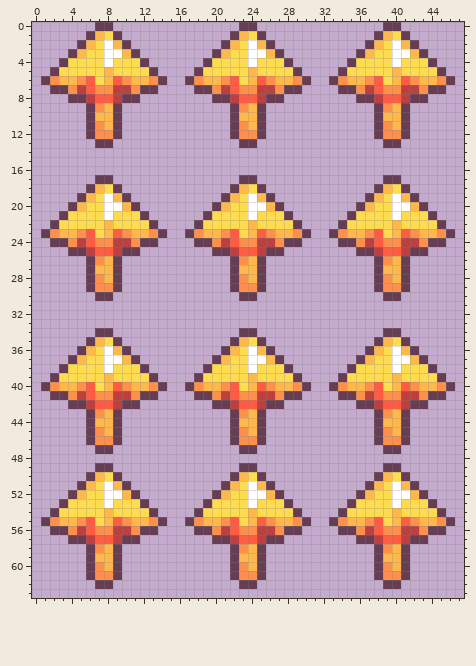
A pixel-art sprite gets an edit: LustrousLegacy/resources/textures/cursor.png. Above is the file before it was changed.
The file is 48x64 pixels.
After:
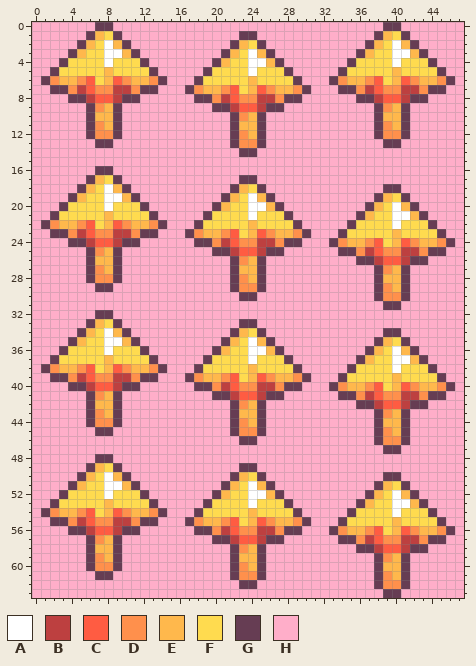
Palette (. is transparent): A #ffffff  B #bd4040  C #ff5c42  D #ff904c  E #ffb84c  F #ffdb4f  G #663d53  H #ffaec9
From old to new:
y 0: x 0..6 ....... -> HHHHHHH; x 9..38 ..............GG.............. -> HHHHHHHHHHHHHHHHHHHHHHHHHHHHHH; x 41..47 ....... -> HHHHHHH
y 1: x 0..5 ...... -> HHHHHH; x 10..37 ............GEFG............ -> HHHHHHHHHHHHHGGHHHHHHHHHHHHH; x 42..47 ...... -> HHHHHH
y 2: x 0..4 ..... -> HHHHH; x 11..36 ..........GEFAEG.......... -> HHHHHHHHHHHGEFGHHHHHHHHHHH; x 43..47 ..... -> HHHHH
y 3: x 0..3 .... -> HHHH; x 12..22 ........GEF -> HHHHHHHHHGE; x 25..35 AEG........ -> EGHHHHHHHHH; x 44..47 .... -> HHHH
y 4: x 0..2 ... -> HHH; x 13..21 ......GFF -> HHHHHHHGE; x 25..34 FFFG...... -> AEGHHHHHHH; x 45..47 ... -> HHH
y 5: x 0..1 .. -> HH; x 14..19 ....GF -> HHHHHG; x 24 E -> A; x 28..33 FG.... -> GHHHHH; x 46..47 .. -> HH
y 6: x 0 . -> H; x 15..22 ..GDEEDC -> HHHGFFFF; x 25..32 CDEEDG.. -> FFFFGHHH; x 47 . -> H
y 7: x 0..1 .. -> HH; x 14..21 ....GGDB -> HHHGDEED; x 23..33 DDBBDGG.... -> FECDEEDGHHH; x 46..47 .. -> HH
y 8: x 0..3 .... -> HHHH; x 12..24 ........GGBCC -> HHHHHHGGDBCDD; x 26..35 GG........ -> BDGGHHHHHH; x 44..47 .... -> HHHH
y 9: x 0..5 ...... -> HHHHHH; x 10..37 ............GDEG............ -> HHHHHHHHHHGGBCCBGGHHHHHHHHHH; x 42..47 ...... -> HHHHHH
y 10: x 0..5 ...... -> HHHHHH; x 10..21 ............ -> HHHHHHHHHHHH; x 23 E -> D; x 26..37 ............ -> HHHHHHHHHHHH; x 42..47 ...... -> HHHHHH
y 11: x 0..5 ...... -> HHHHHH; x 10..21 ............ -> HHHHHHHHHHHH; x 23 D -> E; x 26..37 ............ -> HHHHHHHHHHHH; x 42..47 ...... -> HHHHHH
y 12: x 0..5 ...... -> HHHHHH; x 10..21 ............ -> HHHHHHHHHHHH; x 24 D -> E; x 26..37 ............ -> HHHHHHHHHHHH; x 42..47 ...... -> HHHHHH
y 13: x 0..6 ....... -> HHHHHHH; x 9..38 ..............GG.............. -> HHHHHHHHHHHHHGDDGHHHHHHHHHHHHH; x 41..47 ....... -> HHHHHHH
y 14: x 0..47 ................................................ -> HHHHHHHHHHHHHHHHHHHHHHHGGHHHHHHHHHHHHHHHHHHHHHHH
y 15: x 0..47 ................................................ -> HHHHHHHHHHHHHHHHHHHHHHHHHHHHHHHHHHHHHHHHHHHHHHHH
y 16: x 0..47 ................................................ -> HHHHHHHGGHHHHHHHHHHHHHHHHHHHHHHHHHHHHHHHHHHHHHHH
y 17: x 0..22 .......GG.............. -> HHHHHHGEFGHHHHHHHHHHHHH; x 25..47 ..............GG....... -> HHHHHHHHHHHHHHHHHHHHHHH
y 18: x 0..21 ......GEFG............ -> HHHHHGEFAEGHHHHHHHHHHH; x 26..47 ............GEFG...... -> HHHHHHHHHHHHHGGHHHHHHH
y 19: x 0..6 .....GE -> HHHHGEF; x 9..20 EG.......... -> AEGHHHHHHHHH; x 27..47 ..........GEFAEG..... -> HHHHHHHHHHHGEFGHHHHHH
y 20: x 0..5 ....GE -> HHHGFF; x 9..19 AEG........ -> FFFGHHHHHHH; x 28..38 ........GEF -> HHHHHHHHHGE; x 41..47 AEG.... -> EGHHHHH
y 21: x 0..3 ...G -> HHGF; x 8 A -> E; x 12..18 G...... -> FGHHHHH; x 29..37 ......GFF -> HHHHHHHGE; x 41..47 FFFG... -> AEGHHHH
y 22: x 0..6 ..GFFFF -> HGDEEDC; x 9..17 FFFFG.... -> CDEEDGHHH; x 30..35 ....GF -> HHHHHG; x 40 E -> A; x 44..47 FG.. -> GHHH
y 23: x 0..5 .GDEED -> HHGGDB; x 7..16 FECDEEDG.. -> DDBBDGGHHH; x 31..38 ..GDEEDC -> HHHGFFFF; x 41..47 CDEEDG. -> FFFFGHH
y 24: x 0..8 ..GGDBCDD -> HHHHGGBCC; x 10..17 BDGG.... -> GGHHHHHH; x 30..37 ....GGDB -> HHHGDEED; x 39..47 DDBBDGG.. -> FECDEEDGH
y 25: x 0..19 ....GGBCCBGG........ -> HHHHHHGDEGHHHHHHHHHH; x 28..40 ........GGBCC -> HHHHHHGGDBCDD; x 42..47 GG.... -> BDGGHH
y 26: x 0..5 ...... -> HHHHHH; x 7 D -> E; x 10..21 ............ -> HHHHHHHHHHHH; x 26..47 ............GDEG...... -> HHHHHHHHHHGGBCCBGGHHHH
y 27: x 0..5 ...... -> HHHHHH; x 7 E -> D; x 10..21 ............ -> HHHHHHHHHHHH; x 26..37 ............ -> HHHHHHHHHHHH; x 39 E -> D; x 42..47 ...... -> HHHHHH
y 28: x 0..5 ...... -> HHHHHH; x 8 E -> D; x 10..21 ............ -> HHHHHHHHHHHH; x 26..37 ............ -> HHHHHHHHHHHH; x 39 D -> E; x 42..47 ...... -> HHHHHH
y 29: x 0..21 ......GDDG............ -> HHHHHHHGGHHHHHHHHHHHHH; x 26..37 ............ -> HHHHHHHHHHHH; x 40 D -> E; x 42..47 ...... -> HHHHHH
y 30: x 0..22 .......GG.............. -> HHHHHHHHHHHHHHHHHHHHHHH; x 25..47 ..............GG....... -> HHHHHHHHHHHHHGDDGHHHHHH
y 31: x 0..47 ................................................ -> HHHHHHHHHHHHHHHHHHHHHHHHHHHHHHHHHHHHHHHGGHHHHHHH
y 32: x 0..47 ................................................ -> HHHHHHHGGHHHHHHHHHHHHHHHHHHHHHHHHHHHHHHHHHHHHHHH
y 33: x 0..47 ................................................ -> HHHHHHGEFGHHHHHHHHHHHHHGGHHHHHHHHHHHHHHHHHHHHHHH
y 34: x 0..38 .......GG..............GG.............. -> HHHHHGEFAEGHHHHHHHHHHHGEFGHHHHHHHHHHHHH; x 41..47 ....... -> HHHHHHH
y 35: x 0..37 ......GEFG............GEFG............ -> HHHHGEFFAAEGHHHHHHHHHGEFAEGHHHHHHHHHHH; x 42..47 ...... -> HHHHHH
y 36: x 0..6 .....GE -> HHHGFFF; x 9..22 EG..........GE -> FFFGHHHHHHHGEF; x 25..36 EG.......... -> AEGHHHHHHHHH; x 43..47 ..... -> HHHHH
y 37: x 0..5 ....GE -> HHGFFF; x 8..21 AAEG........GE -> EFFFFGHHHHHGFF; x 25..35 AEG........ -> FFFGHHHHHHH; x 44..47 .... -> HHHH
y 38: x 0..6 ...GFFF -> HGDEEDC; x 8..19 AFFFG......G -> ECDEEDGHHHGF; x 24 A -> E; x 28..34 G...... -> FGHHHHH; x 45..47 ... -> HHH
y 39: x 0..1 .. -> HH; x 3..12 FFFFFEFFFF -> GDBCDDBBDG; x 14..22 ....GFFFF -> HHHGDEEDC; x 25..33 FFFFG.... -> CDEEDGHHH; x 46..47 .. -> HH
y 40: x 0..21 .GDEEDCFECDEEDG..GDEED -> HHHHGGBCCBGGHHHHHHGGDB; x 23..32 FECDEEDG.. -> DDBBDGGHHH; x 47 . -> H
y 41: x 0..6 ..GGDBC -> HHHHHHG; x 8..24 DBBDGG....GGDBCDD -> EGHHHHHHHHHHGGBCC; x 26..33 BDGG.... -> GGHHHHHH; x 46..47 .. -> HH
y 42: x 0..35 ....GGBCCBGG........GGBCCBGG........ -> HHHHHHGEEGHHHHHHHHHHHHGDEGHHHHHHHHHH; x 44..47 .... -> HHHH
y 43: x 0..5 ...... -> HHHHHH; x 10..21 ............ -> HHHHHHHHHHHH; x 23 D -> E; x 26..37 ............ -> HHHHHHHHHHHH; x 42..47 ...... -> HHHHHH
y 44: x 0..5 ...... -> HHHHHH; x 7..8 EE -> DD; x 10..21 ............ -> HHHHHHHHHHHH; x 23 E -> D; x 26..37 ............ -> HHHHHHHHHHHH; x 42..47 ...... -> HHHHHH
y 45: x 0..21 ......GDEG............ -> HHHHHHHGGHHHHHHHHHHHHH; x 24 E -> D; x 26..37 ............ -> HHHHHHHHHHHH; x 42..47 ...... -> HHHHHH
y 46: x 0..37 ......GDDG............GDDG............ -> HHHHHHHHHHHHHHHHHHHHHHHGGHHHHHHHHHHHHH; x 42..47 ...... -> HHHHHH
y 47: x 0..38 .......GG..............GG.............. -> HHHHHHHHHHHHHHHHHHHHHHHHHHHHHHHHHHHHHHH; x 41..47 ....... -> HHHHHHH
y 48: x 0..47 ................................................ -> HHHHHHHGGHHHHHHHHHHHHHHHHHHHHHHHHHHHHHHHHHHHHHHH
y 49: x 0..22 .......GG.............. -> HHHHHHGEFGHHHHHHHHHHHHH; x 25..47 ..............GG....... -> HHHHHHHHHHHHHHHHHHHHHHH
y 50: x 0..21 ......GEFG............ -> HHHHHGEFAEGHHHHHHHHHHH; x 26..47 ............GEFG...... -> HHHHHHHHHHHHHGGHHHHHHH
y 51: x 0..6 .....GE -> HHHHGEF; x 9..20 EG.......... -> AEGHHHHHHHHH; x 27..47 ..........GEFAEG..... -> HHHHHHHHHHHGEFGHHHHHH
y 52: x 0..5 ....GE -> HHHGFF; x 9..19 AEG........ -> FFFGHHHHHHH; x 28..38 ........GEF -> HHHHHHHHHGE; x 41..47 AEG.... -> EGHHHHH
y 53: x 0..3 ...G -> HHGF; x 8 A -> E; x 12..18 G...... -> FGHHHHH; x 29..37 ......GFF -> HHHHHHHGE; x 41..47 FFFG... -> AEGHHHH
y 54: x 0..6 ..GFFFF -> HGDEEDC; x 9..17 FFFFG.... -> CDEEDGHHH; x 30..35 ....GF -> HHHHHG; x 40 E -> A; x 44..47 FG.. -> GHHH
y 55: x 0..5 .GDEED -> HHGGDB; x 7..16 FECDEEDG.. -> DDBBDGGHHH; x 31..38 ..GDEEDC -> HHHGFFFF; x 41..47 CDEEDG. -> FFFFGHH
y 56: x 0..8 ..GGDBCDD -> HHHHGGBCC; x 10..17 BDGG.... -> GGHHHHHH; x 30..37 ....GGDB -> HHHGDEED; x 39..47 DDBBDGG.. -> FECDEEDGH
y 57: x 0..19 ....GGBCCBGG........ -> HHHHHHGDEGHHHHHHHHHH; x 28..40 ........GGBCC -> HHHHHHGGDBCDD; x 42..47 GG.... -> BDGGHH
y 58: x 0..5 ...... -> HHHHHH; x 7 D -> E; x 10..21 ............ -> HHHHHHHHHHHH; x 26..47 ............GDEG...... -> HHHHHHHHHHGGBCCBGGHHHH
y 59: x 0..5 ...... -> HHHHHH; x 7 E -> D; x 10..21 ............ -> HHHHHHHHHHHH; x 26..37 ............ -> HHHHHHHHHHHH; x 39 E -> D; x 42..47 ...... -> HHHHHH
y 60: x 0..5 ...... -> HHHHHH; x 8 E -> D; x 10..21 ............ -> HHHHHHHHHHHH; x 26..37 ............ -> HHHHHHHHHHHH; x 39 D -> E; x 42..47 ...... -> HHHHHH
y 61: x 0..21 ......GDDG............ -> HHHHHHHGGHHHHHHHHHHHHH; x 26..37 ............ -> HHHHHHHHHHHH; x 40 D -> E; x 42..47 ...... -> HHHHHH
y 62: x 0..22 .......GG.............. -> HHHHHHHHHHHHHHHHHHHHHHH; x 25..47 ..............GG....... -> HHHHHHHHHHHHHGDDGHHHHHH
y 63: x 0..47 ................................................ -> HHHHHHHHHHHHHHHHHHHHHHHHHHHHHHHHHHHHHHHGGHHHHHHH
